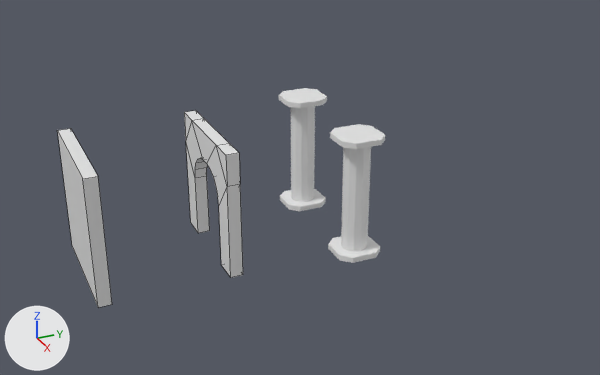
The Blender file floorplan/srcart/walls.blend as it was, and as the next commit left it.
The view is the same before and after, from a 50 mm lens placed at (12.36, -1.61, 6.46), pointed at (1.01, 3.49, 0.79). Arrows for +X, +Y and +Z are at lower left; the lights stay in place. Mesh edges are drawn as thin lines on the coarser meshes.

Objects in the first picture: 'Arch', 'Column', 'Plain'.
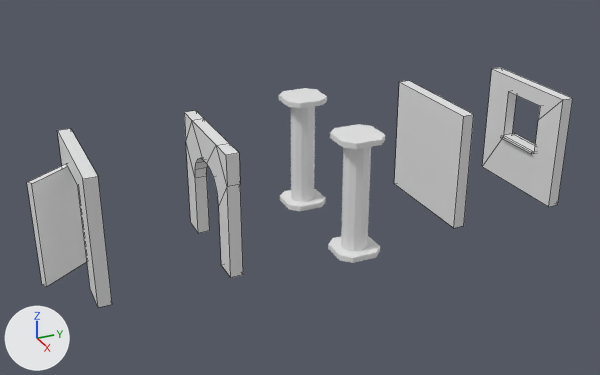
Commit message: more wall pieces

Location of each change, (x1, y1, x2, y2) in pixels of the pictures (600 x 375 px):
'Plain', moved
    before: (57, 128, 112, 307)
    after: (394, 81, 474, 228)
'Door', added
    after: (27, 128, 112, 307)
'Window1', added
    after: (482, 68, 573, 207)

The change, as a list of edits to the scene's bpy script:
```text
Add me_plain_001_slice:
    me_plain_001_slice.from_pydata(...)  # 24 vertices, 16 faces; spans x 0.0..2.0, y -0.73..0.1, z 0.0..2.0
Add me_cube_003:
    me_cube_003.from_pydata(...)  # 29 vertices, 24 faces; spans x 0.0..2.0, y -0.16..0.16, z 0.0..2.0
Change ob_plain:
    ob_plain.location: (0.0, 0.0, 0.0) -> (0.0, 6.0, 0.0)
Add ob_door:
    ob_door = bpy.data.objects.new('Door', me_plain_001_slice)
    ob_door.location = (0.0, 0.0, 0.0)
Add ob_window1:
    ob_window1 = bpy.data.objects.new('Window1', me_cube_003)
    ob_window1.location = (0.0, 8.0, 0.0)
```
